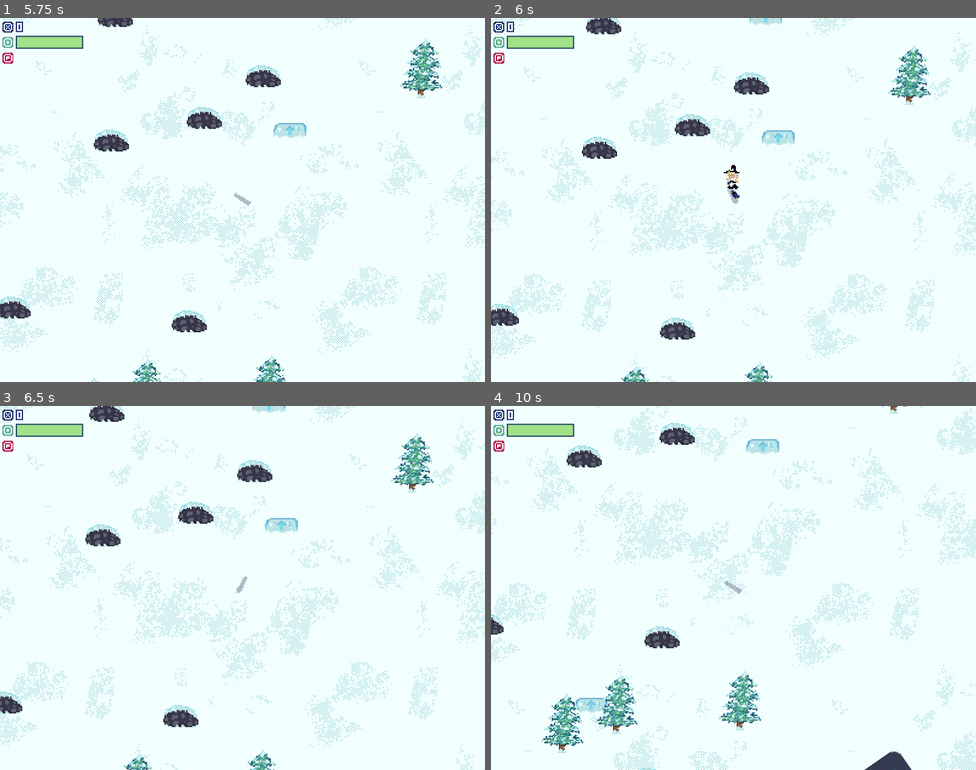
Above: before the commit, frames 1-4 (two rows, left to right).
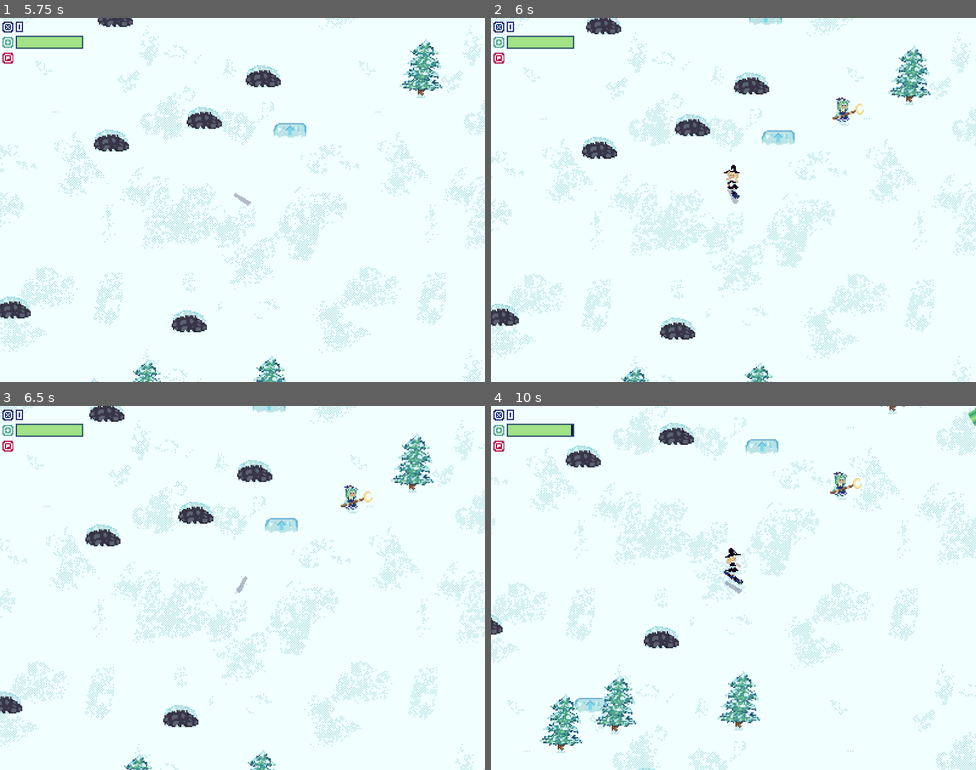
Above: after the commit, the same moments.

Repository: jiisloth/CirnoGoesSkiing
Game: Godot game, scene res://scenes/World.tscn
The game is run twice, just before and just after one commit, with the same random seed, the same clock (stepped at 60 frames per second) and the same inputs. The engine's default icon, where the game draws it, is replaced by a stand-in: a white triangle on a blue panel in a dark square. Sound files missing from this copy of the repository are replaced by a short silence.
Inputs:
- Up to frame 1 (5.75 s): hold X (indy) 0.53-1.28 s; hold Up (up) 0.53-2.03 s; tap Space (jump) at 0.77, 1.52, 3.02, 3.77, 4.52 s; tap Z (melon) at 1.35, 4.35 s; hold C (nose) 2.03-2.78 s; hold Left (left) 2.03-4.28 s; tap Down (stop) at 2.85 s; hold X (indy) 3.53-4.28 s; hold Right (right) 4.28-5.03 s; hold Up (up) from 5.03 s (still down); hold C (nose) from 5.03 s (still down)
- Up to frame 2 (6 s): release Up (up) at 5.78 s; release C (nose) at 5.78 s; hold Right (right) from 5.78 s (still down); tap Down (stop) at 5.85 s
- Up to frame 3 (6.5 s): keep holding Right (right); tap Space (jump) at 6.02 s
- Up to frame 4 (10 s): hold X (indy) 6.53-7.28 s; tap Space (jump) at 6.77, 7.52, 9.02, 9.77 s; tap Z (melon) at 7.35 s; release Right (right) at 8.03 s; hold C (nose) 8.03-8.78 s; hold Left (left) 8.03-9.53 s; tap Down (stop) at 8.85 s; hold Up (up) from 9.53 s (still down); hold X (indy) from 9.53 s (still down)

Frame 1 is identical in both runs. In frame 2, 0.2% of the frame differs, in the area x 70-77%, y 21-30%; in frame 3, 0.2%; in frame 4, 8.1%, in the area x 0-100%, y 0-100%.

Commit message:
few laser fixes and mima laser implementation

Diff:
--- a/Game/scenes/Laser.tscn
+++ b/Game/scenes/Laser.tscn
@@ -6,10 +6,9 @@
 
 [sub_resource type="RectangleShape2D" id=1]
 resource_local_to_scene = true
-extents = Vector2( 5, 2 )
+extents = Vector2( 5, 9 )
 
 [node name="Laser" type="Area2D"]
-position = Vector2( 161, 119 )
 script = ExtResource( 3 )
 __meta__ = {
 "_edit_group_": true
@@ -22,6 +21,7 @@
 [node name="Sprites" type="Node2D" parent="."]
 position = Vector2( 0, -10 )
 scale = Vector2( 3, 3 )
+z_index = -1
 
 [node name="Laser" type="Sprite" parent="Sprites"]
 position = Vector2( 5, 0 )
--- a/Game/scenes/Mima.gd
+++ b/Game/scenes/Mima.gd
@@ -2,13 +2,16 @@
 
 
 export(PackedScene) var Bullet
+export(PackedScene) var Laser
+
 var deltatime = 0
 onready var player := get_tree().get_root().get_node("World/Player")
 
 var rng = RandomNumberGenerator.new()
 
-var phase = 0
+var phase = 1
 var health = 20
+var phasephase = 0
 
 func _ready():
     rng.randomize()
@@ -20,9 +23,10 @@
     $Sprites/Tail.frame = int(deltatime*10)%5
     $Sprites/Body.frame = int(deltatime)%2
     position += delta*player.velocity * 0.85
-    $Sprites.position.y = cos(deltatime)*3
+    $Sprites.position.y = -43 + cos(deltatime)*3
     if not $Area2D/CollisionShape2D.disabled and (player.global_position-global_position).length() > 600:
-        teleport()
+        if $Lasers.get_child_count() == 0:
+            teleport()
     if health <= 0:
         phase += 1
         health = 12 + 2*phase
@@ -79,26 +83,66 @@
     get_parent().add_child(bullet)
 
 
+func shoot_laser(d,rs, dur, dmg):
+    var laser = Laser.instance()
+    laser.rotatespeed = rs
+    laser.offset = 50
+    laser.rotation = d
+    laser.duration = dur
+    laser.damage = dmg
+    laser.modulate = Color("#a2e387") #NOT NEEDED
+    $Lasers.add_child(laser)
+
+    if $TP.time_left < dur+1 and $TP.time_left != 0:
+        $TP.start(dur+1+rng.randf()*4)
+
+
 func _on_Shoot_timeout():
     if not $Area2D/CollisionShape2D.disabled:
+        var dif = (player.global_position-global_position)
         match phase:
             0:
-                var dif = (player.global_position-global_position)
                 for i in 5:
                     shoot(dif.angle()+PI/2+i*PI/5, 150, -PI/2.0*(1+i/2.0), 3)
                     shoot(dif.angle()-PI/2-i*PI/5, 150, PI/2.0*(1+i/2.0), 3)
             1:
-                var dif = (player.global_position-global_position)
-                for i in 6:
-                    shoot(dif.angle()+PI/2-i*PI/5, 200, -PI/2.0*(1+i/2.0), 3)
-                    shoot(dif.angle()-PI/2+i*PI/5, 200, PI/2.0*(1+i/2.0), 3)
+                if phasephase == 0:
+                    shoot_laser(dif.angle()+PI, 2, 3, 3)
+                    phasephase = 1
+                else:
+                    for i in 6:
+                        shoot(dif.angle()+PI/2-i*PI/5, 200, -PI/2.0*(1+i/2.0), 3)
+                        shoot(dif.angle()-PI/2+i*PI/5, 200, PI/2.0*(1+i/2.0), 3)
+                    phasephase = 0
             2:
-                var dif = (player.global_position-global_position)
-                for i in 5:
-                    shoot(dif.angle()+PI/2+(1+i)*PI/5, 200 - 50*i%2, -PI/2.0*(1+i/2.0), 3)
-                    shoot(dif.angle()-PI/2-(1+i)*PI/5, 200 - 50*i%2, PI/2.0*(1+i/2.0), 3)
-                    shoot(dif.angle()+PI/2+i*PI/5, 200 - 50*i%2, -PI/2.0*(1+i/2.0), 3)
-                    shoot(dif.angle()-PI/2-i*PI/5, 200 - 50*i%2, PI/2.0*(1+i/2.0), 3)
+                phasephase = randi()%2
+                if phasephase == 0:
+                    for i in 5:
+                        shoot(dif.angle()+PI/2+(1+i)*PI/5, 200 - 50*i%2, -PI/2.0*(1+i/2.0), 3)
+                        shoot(dif.angle()-PI/2-(1+i)*PI/5, 200 - 50*i%2, PI/2.0*(1+i/2.0), 3)
+                        shoot(dif.angle()+PI/2+i*PI/5, 200 - 50*i%2, -PI/2.0*(1+i/2.0), 3)
+                        shoot(dif.angle()-PI/2-i*PI/5, 200 - 50*i%2, PI/2.0*(1+i/2.0), 3)
+                else:
+                    shoot_laser(dif.angle()+PI, 2, 3, 3)
+                    shoot_laser(dif.angle()+PI, -2, 3, 3)
+            3:
+                phasephase = randi()%3
+                if phasephase == 0:
+                    for i in 5:
+                        shoot(dif.angle()+PI/2+(1+i)*PI/5, 200 - 50*i%2, -PI/2.0*(1+i/2.0), 3)
+                        shoot(dif.angle()-PI/2-(1+i)*PI/5, 200 - 50*i%2, PI/2.0*(1+i/2.0), 3)
+                        shoot(dif.angle()+PI/2+i*PI/5, 200 - 50*i%2, -PI/2.0*(1+i/2.0), 3)
+                        shoot(dif.angle()-PI/2-i*PI/5, 200 - 50*i%2, PI/2.0*(1+i/2.0), 3)
+                elif phasephase == 1:
+                    for i in 4:
+                        shoot(dif.angle()+PI/2-i*PI/5, 200, -PI/2.0*(1+i/2.0), 3)
+                        shoot(dif.angle()-PI/2+i*PI/5, 200, PI/2.0*(1+i/2.0), 3)
+                    shoot_laser(dif.angle()+PI, 1.5, 4, 3)
+                    shoot_laser(dif.angle()+PI, -2.5, 2.5, 3)
+                else:
+                    shoot_laser(dif.angle()+PI, 2, 6, 3)
+                    shoot_laser(dif.angle()+PI, -2, 6, 3)
+
         $Shoot.start(4-phase+rng.randf()*4)
     else:
         $Shoot.start(rng.randf())
@@ -114,4 +158,5 @@
     yield(get_tree().create_timer(0.10), "timeout")
     visible = true
     yield(get_tree().create_timer(0.10), "timeout")
-    teleport()
+    if $Lasers.get_child_count() == 0:
+        teleport()
--- a/Game/scenes/Mima.tscn
+++ b/Game/scenes/Mima.tscn
@@ -1,16 +1,18 @@
-[gd_scene load_steps=7 format=2]
+[gd_scene load_steps=8 format=2]
 
 [ext_resource path="res://img/pixelart/mimatail.png" type="Texture" id=1]
 [ext_resource path="res://img/pixelart/mimateleport.png" type="Texture" id=2]
 [ext_resource path="res://scenes/Mima.gd" type="Script" id=3]
 [ext_resource path="res://img/pixelart/mima.png" type="Texture" id=4]
 [ext_resource path="res://scenes/BossBullet.tscn" type="PackedScene" id=5]
+[ext_resource path="res://scenes/Laser.tscn" type="PackedScene" id=6]
 
 [sub_resource type="CircleShape2D" id=1]
 
 [node name="Mima" type="Node2D"]
 script = ExtResource( 3 )
 Bullet = ExtResource( 5 )
+Laser = ExtResource( 6 )
 
 [node name="Sprites" type="Node2D" parent="."]
 position = Vector2( 0, -43 )
@@ -60,6 +62,8 @@
 one_shot = true
 autostart = true
 
+[node name="Lasers" type="Node2D" parent="."]
+
 [connection signal="timeout" from="TP" to="." method="_on_Timer_timeout"]
 [connection signal="tween_all_completed" from="Teleport" to="." method="_on_Teleport_tween_all_completed"]
 [connection signal="area_entered" from="Area2D" to="." method="_on_Area2D_area_entered"]
--- a/Game/scenes/World.gd
+++ b/Game/scenes/World.gd
@@ -5,14 +5,14 @@
 export(PackedScene) var Mima
 
 var level = 0
-var goal = 10000
+var goal = 100
 
 func _process(delta):
     check_chunks()
     match level:
         0:
             if $Player.position.length() > goal:
-                spawn_boss("snowball")
+                spawn_boss("mima")
                 level += 1
         2:
             if $Player.position.length() > goal:
